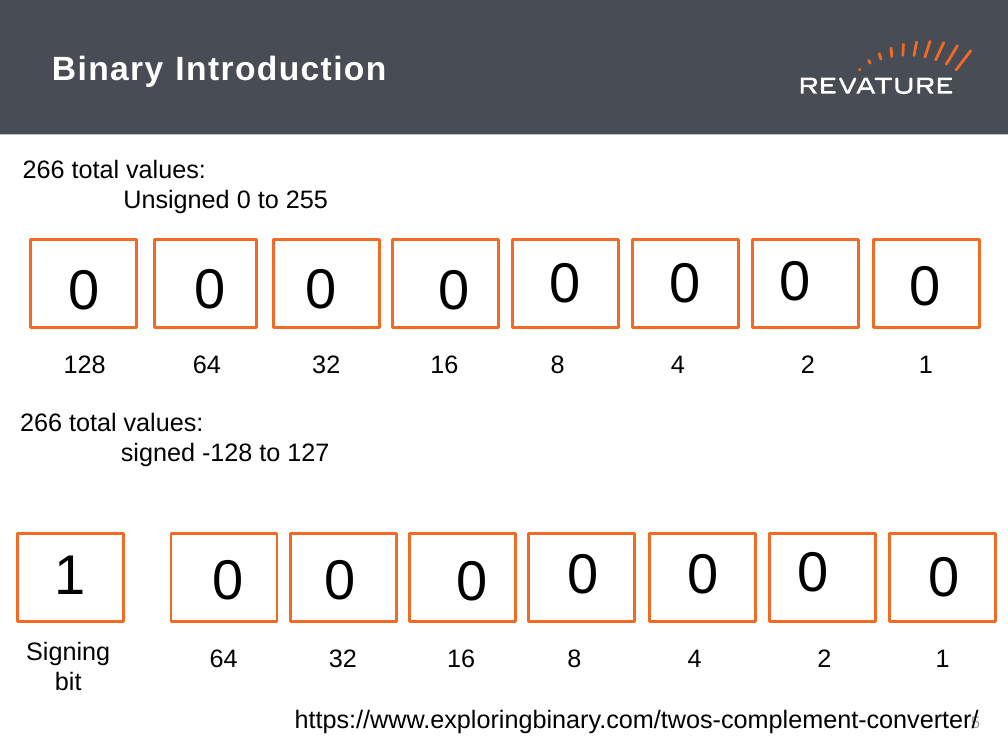
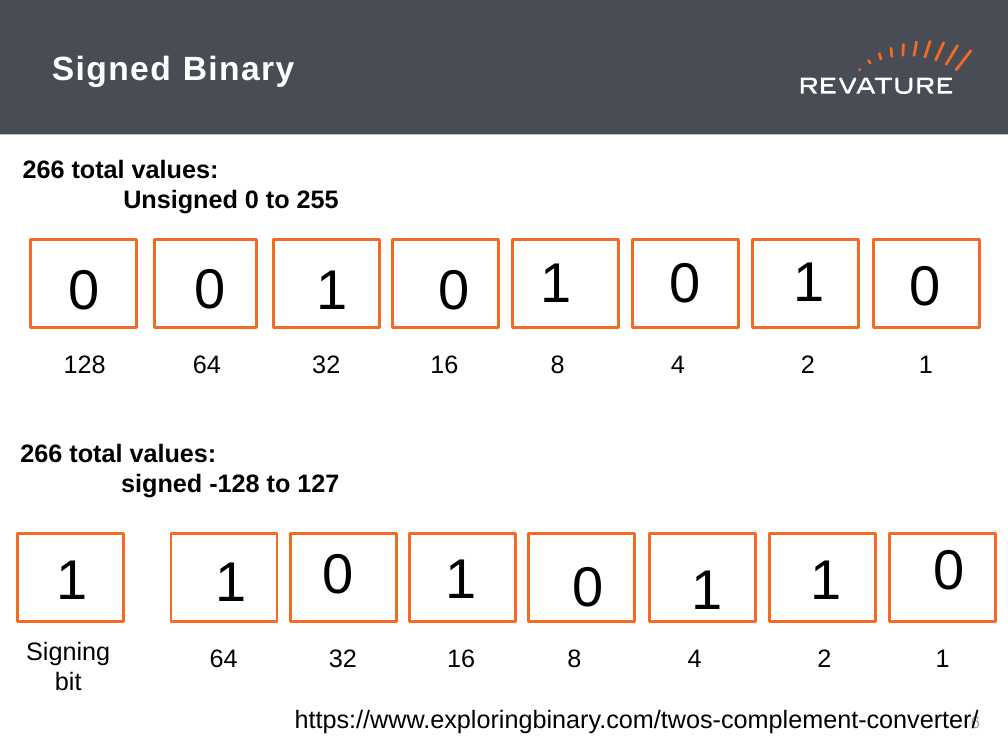
Before and after one commit to cynthia-enciso/RAP-210830, a slide deck: slide 7 of PPTs/day-2.pptx (slide 6 before the commit). Drawn at 1008x756 pixels with LibreOffice and Linux fonts; fonts in the diff are those of the drawing. Boxes give left, top, right and bottom in pixels: in the first picture for what was removed or moved away, otherwise in the second. Text is boxed around its words. In the diff, an @@ line names an element or a change of style, - is before the commit and + after.

Commit message:
added updated day 2 PPT

```diff
--- a/PPTs/day-2.pptx
+++ b/PPTs/day-2.pptx
@@ title at box(52, 55, 294, 87): text changed @@
-Binary Introduction
+Signed Binary
@@ text "266 total values:" at box(23, 159, 339, 214): bold on @@
@@ text added at box(540, 263, 571, 302), 40 pt, text #000000 @@
+1
@@ text removed at box(780, 261, 811, 301) @@
-0
@@ text added at box(793, 262, 824, 301), 40 pt, text #000000 @@
+1
@@ text at box(316, 270, 347, 309): text changed @@
-0
+1
@@ text "266 total values:" at box(20, 443, 339, 498): bold on @@
@@ text "266 total values:": place and size @@
-text "266 total values:" at box(20, 412, 329, 467)
+text "266 total values:" at box(20, 443, 339, 498)
@@ text "1": place and size @@
-text "1" at box(54, 555, 85, 594)
+text "1" at box(57, 560, 88, 599)
@@ text "0": place and size @@
-text "0" at box(549, 263, 580, 303)
+text "0" at box(323, 554, 354, 594)
@@ text "0": place and size @@
-text "0" at box(568, 554, 599, 594)
+text "0" at box(933, 550, 964, 590)
@@ text at box(215, 562, 246, 601): text changed @@
-0
+1
@@ text at box(446, 559, 477, 598): text changed @@
-0
+1
@@ text removed at box(457, 561, 488, 601) @@
-0
@@ text "0": place and size @@
-text "0" at box(688, 554, 719, 594)
+text "0" at box(572, 567, 603, 607)
@@ text removed at box(798, 552, 829, 592) @@
-0
@@ text at box(811, 560, 842, 599): text changed @@
-0
+1
@@ text added at box(691, 570, 722, 609), 40 pt, text #000000 @@
+1
```
Also in this commit, not shown: 2 slides added.
